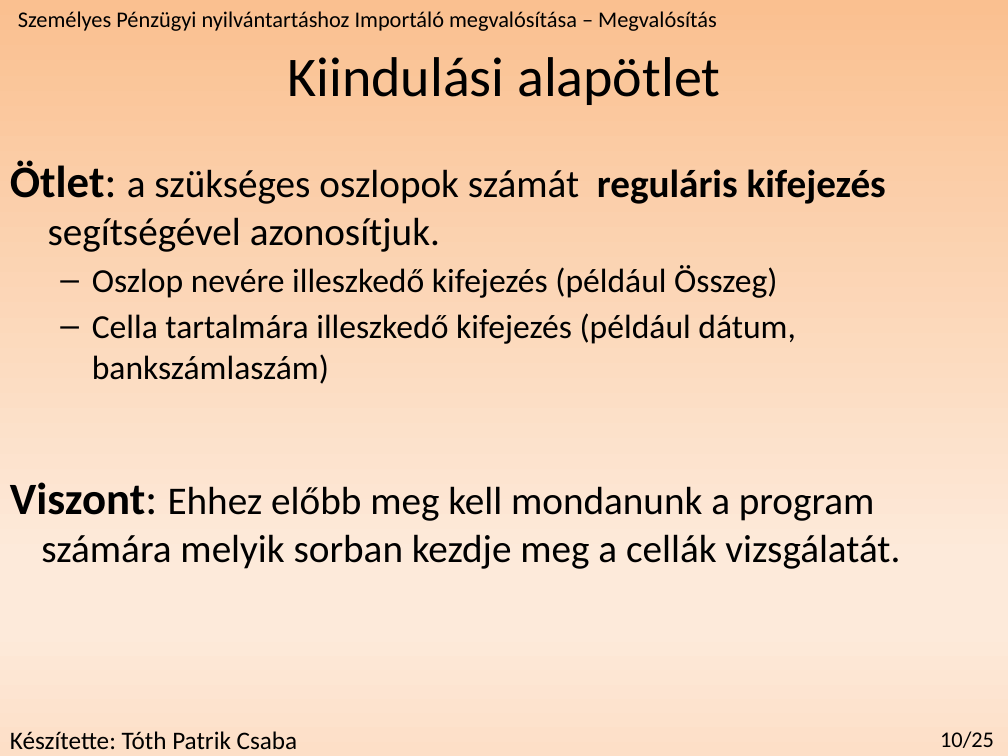
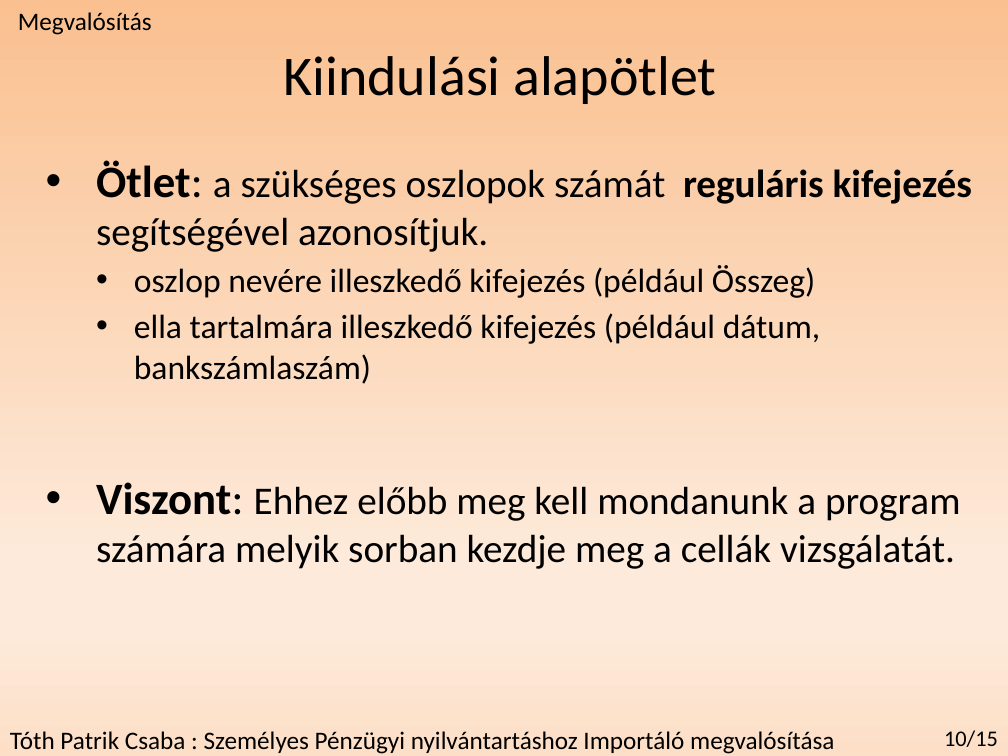
Before and after one commit to redizaar/MoneyManager, a slide deck: slide 11 of féléveselőadás_szakdoga.pptx (slide 10 before the commit). Drawn at 1008x756 pixels with LibreOffice and Linux fonts; fonts in the diff are those of the drawing. Boxes give left, top, right and bottom in pixels: in the first picture for what was removed or moved away, otherwise in the second. Text is boxed around its words. In the diff, an @@ line names an element or a change of style, - is before the commit and + after.

```diff
--- a/féléveselőadás_szakdoga.pptx
+++ b/féléveselőadás_szakdoga.pptx
@@ text "Kiindulási alapötlet": place and size @@
-text "Kiindulási alapötlet" at <box>287,57,720,105</box>
+text "Kiindulási alapötlet" at <box>284,56,716,104</box>
@@ text at <box>18,12,152,35</box>: text changed; size 16 to 18 pt @@
-Személyes Pénzügyi nyilvántartáshoz Importáló megvalósítása – Megvalósítás
+Megvalósítás
@@ text "Ötlet: a szükséges oszlopok számát ...": place and size @@
-text "Ötlet: a szükséges oszlopok számát ..." at <box>10,160,900,569</box>
+text "Ötlet: a szükséges oszlopok számát ..." at <box>96,160,972,569</box>
@@ text at <box>96,160,972,569</box>: bullet none to • @@
@@ text at <box>134,265,820,384</box>: text changed @@
-  – Oszlop nevére illeszkedő kifejezés (például Összeg)
-  – Cella tartalmára illeszkedő kifejezés (például dátum, bankszámlaszám)
+  • oszlop nevére illeszkedő kifejezés (például Összeg)
+  • ella tartalmára illeszkedő kifejezés (például dátum, bankszámlaszám)
@@ text at <box>10,731,834,754</box>: text changed @@
-Készítette: Tóth Patrik Csaba
+Tóth Patrik Csaba : Személyes Pénzügyi nyilvántartáshoz Importáló megvalósítása
@@ text at <box>944,730,998,747</box>: text changed @@
-10/25
+10/15
```
Also in this commit, not shown: 14 other slides changed, 2 slides added, 1 slide removed, 1 other file.
